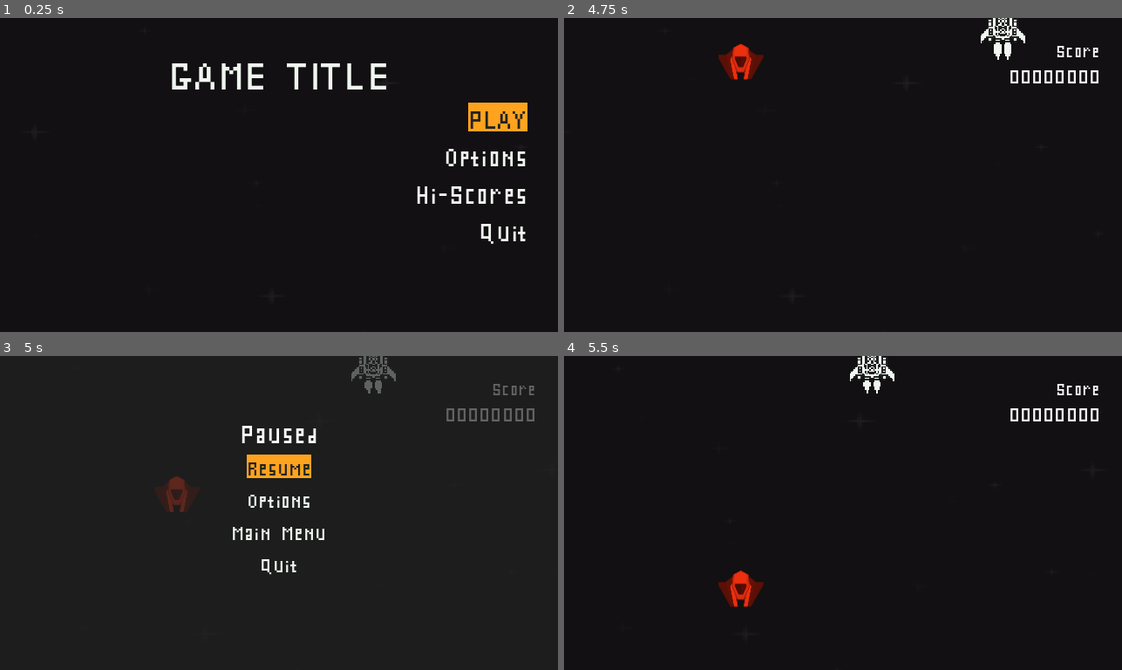
Above: before the commit, frames 1-4 (two rows, left to right).
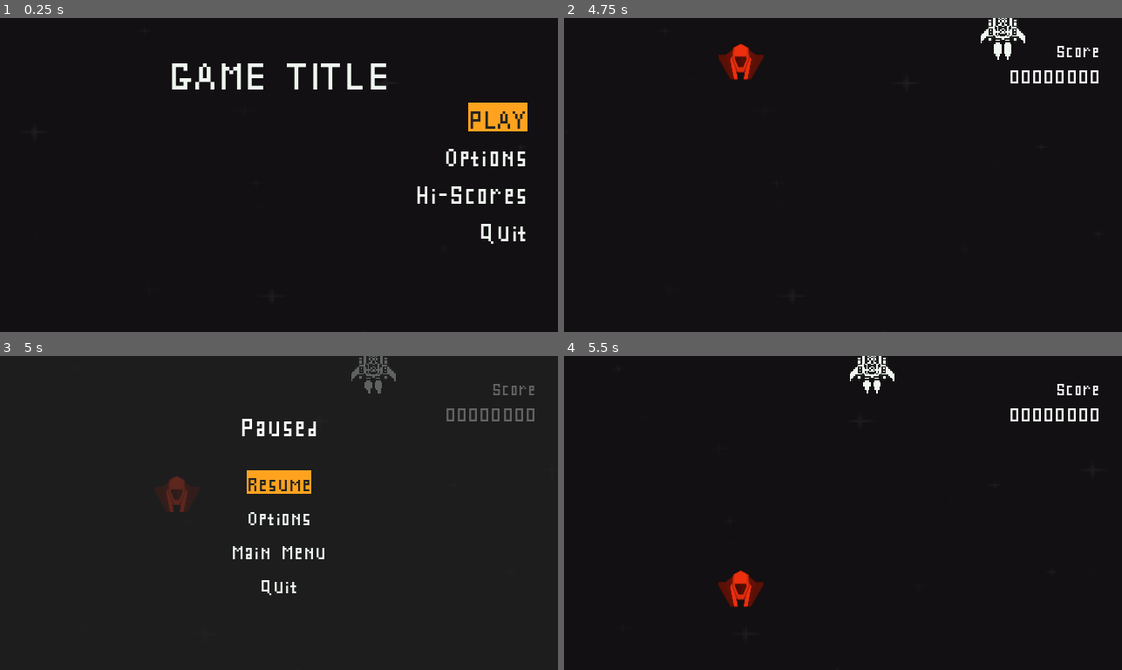
Above: after the commit, the same moments.

Repository: rnakkas/GodotSandbox
Game: Godot game, scene res://ShmupSandbox/Main/Scenes/main.tscn
The game is run twice, just before and just after one commit, with the same random seed, the same clock (stepped at 60 frames per second) and the same inputs.
Inputs (mouse positions are in pixels of both pictures, inside the frame that each line leads up to):
- Up to frame 1 (0.25 s): no input
- Up to frame 2 (4.75 s): click "PLAY" at 0.5 s; tap Enter at 1.25 s; move the mouse to (965, 159) at 1.27 s; hold D (move_right) 1.28-2.03 s; hold Space (shoot) 1.28-2.03 s; move the mouse to (731, 190) at 2.02 s; hold S (move_down) 2.03-2.78 s; tap Space (shoot) at 2.1, 3.6 s; move the mouse to (898, 105) at 2.77 s; hold D (move_right) 2.78-3.53 s; hold Space (shoot) 2.78-3.53 s; move the mouse to (815, 237) at 3.52 s; hold W (move_up) 3.53-4.28 s; move the mouse to (1010, 222) at 4.27 s; hold A (move_left) from 4.28 s (still down); hold Space (shoot) from 4.28 s (still down)
- Up to frame 3 (5 s): keep holding A (move_left); keep holding Space (shoot); tap Escape (pause) at 4.9 s
- Up to frame 4 (5.5 s): keep holding A (move_left); move the mouse to (675, 465) at 5.02 s; release Space (shoot) at 5.03 s; tap Space (shoot) at 5.1 s

Frames 1-2 are identical in both runs. In frame 3, 2.7% of the frame differs, in the area x 41-59%, y 20-77%; in frame 4, nothing differs.

Commit message:
added confirmation dialog boxes

Diff:
--- a/ShmupSandbox/Autoloads/ui_utility.gd
+++ b/ShmupSandbox/Autoloads/ui_utility.gd
@@ -1,4 +1,8 @@
 extends Node
+
+## UI dialog box strings
+var dialog_return_to_main_menu = "Return to Main Menu?"
+var dialog_quit = "Quit the game?"
 
 ## Colour and hex code references
 var color_white : Color = "#f0f6f0"
--- /dev/null
+++ b/ShmupSandbox/UI/Scenes/confirm_dialog.tscn
@@ -0,0 +1,102 @@
+[gd_scene load_steps=4 format=3 uid="uid://dvex6ouhoh1ev"]
+
+[ext_resource type="Script" uid="uid://72tq75cibxj6" path="res://ShmupSandbox/UI/Scripts/confirm_dialog.gd" id="1_aq2ro"]
+[ext_resource type="FontFile" uid="uid://biycie4kaffui" path="res://ShmupSandbox/Assets/Fonts/SPLCF.ttf" id="2_h1ire"]
+
+[sub_resource type="CanvasTexture" id="CanvasTexture_gng12"]
+
+[node name="confirm_dialog" type="Control"]
+layout_mode = 3
+anchors_preset = 15
+anchor_right = 1.0
+anchor_bottom = 1.0
+grow_horizontal = 2
+grow_vertical = 2
+script = ExtResource("1_aq2ro")
+
+[node name="TextureRect" type="TextureRect" parent="."]
+self_modulate = Color(0.133333, 0.137255, 0.137255, 1)
+layout_mode = 2
+offset_left = 120.0
+offset_top = 80.0
+offset_right = 520.0
+offset_bottom = 280.0
+texture = SubResource("CanvasTexture_gng12")
+
+[node name="MarginContainer" type="MarginContainer" parent="."]
+custom_minimum_size = Vector2(400, 200)
+layout_mode = 1
+anchors_preset = 8
+anchor_left = 0.5
+anchor_top = 0.5
+anchor_right = 0.5
+anchor_bottom = 0.5
+offset_left = -20.0
+offset_top = -20.0
+offset_right = 20.0
+offset_bottom = 20.0
+grow_horizontal = 2
+grow_vertical = 2
+theme_override_constants/margin_left = 35
+theme_override_constants/margin_top = 35
+theme_override_constants/margin_right = 35
+theme_override_constants/margin_bottom = 35
+
+[node name="VBoxContainer" type="VBoxContainer" parent="MarginContainer"]
+layout_mode = 2
+theme_override_constants/separation = 10
+
+[node name="dialog_label" type="Label" parent="MarginContainer/VBoxContainer"]
+unique_name_in_owner = true
+layout_mode = 2
+size_flags_horizontal = 4
+theme_override_fonts/font = ExtResource("2_h1ire")
+theme_override_font_sizes/font_size = 45
+text = "Return to Main Menu?"
+
+[node name="dialog_label2" type="Label" parent="MarginContainer/VBoxContainer"]
+layout_mode = 2
+size_flags_horizontal = 4
+theme_override_fonts/font = ExtResource("2_h1ire")
+theme_override_font_sizes/font_size = 28
+text = "< score will NOT be saved >"
+
+[node name="separator" type="Control" parent="MarginContainer/VBoxContainer"]
+layout_mode = 2
+
+[node name="separator2" type="Control" parent="MarginContainer/VBoxContainer"]
+layout_mode = 2
+
+[node name="HBoxContainer" type="HBoxContainer" parent="MarginContainer/VBoxContainer"]
+layout_mode = 2
+size_flags_horizontal = 4
+size_flags_vertical = 4
+theme_override_constants/separation = 80
+
+[node name="yes_button" type="Button" parent="MarginContainer/VBoxContainer/HBoxContainer"]
+unique_name_in_owner = true
+layout_mode = 2
+size_flags_horizontal = 4
+theme_override_fonts/font = ExtResource("2_h1ire")
+theme_override_font_sizes/font_size = 35
+action_mode = 0
+text = "YES"
+flat = true
+
+[node name="no_button" type="Button" parent="MarginContainer/VBoxContainer/HBoxContainer"]
+unique_name_in_owner = true
+layout_mode = 2
+size_flags_horizontal = 4
+size_flags_vertical = 4
+theme_override_fonts/font = ExtResource("2_h1ire")
+theme_override_font_sizes/font_size = 35
+action_mode = 0
+text = "NO"
+flat = true
+
+[connection signal="focus_entered" from="MarginContainer/VBoxContainer/HBoxContainer/yes_button" to="." method="_on_yes_button_focus_entered"]
+[connection signal="mouse_entered" from="MarginContainer/VBoxContainer/HBoxContainer/yes_button" to="." method="_on_yes_button_mouse_entered"]
+[connection signal="pressed" from="MarginContainer/VBoxContainer/HBoxContainer/yes_button" to="." method="_on_yes_button_pressed"]
+[connection signal="focus_entered" from="MarginContainer/VBoxContainer/HBoxContainer/no_button" to="." method="_on_no_button_focus_entered"]
+[connection signal="mouse_entered" from="MarginContainer/VBoxContainer/HBoxContainer/no_button" to="." method="_on_no_button_mouse_entered"]
+[connection signal="pressed" from="MarginContainer/VBoxContainer/HBoxContainer/no_button" to="." method="_on_no_button_pressed"]
--- a/ShmupSandbox/UI/Scenes/pause_menu.tscn
+++ b/ShmupSandbox/UI/Scenes/pause_menu.tscn
@@ -38,21 +38,24 @@
 
 [node name="VBoxContainer" type="VBoxContainer" parent="MarginContainer"]
 layout_mode = 2
-theme_override_constants/separation = 10
+theme_override_constants/separation = 12
 
 [node name="separator" type="Control" parent="MarginContainer/VBoxContainer"]
 layout_mode = 2
 
-[node name="separator2" type="Control" parent="MarginContainer/VBoxContainer"]
-layout_mode = 2
-
-[node name="options_label" type="Label" parent="MarginContainer/VBoxContainer"]
+[node name="paused_label" type="Label" parent="MarginContainer/VBoxContainer"]
 layout_mode = 2
 size_flags_horizontal = 4
 theme_override_fonts/font = ExtResource("1_ur1kj")
 theme_override_font_sizes/font_size = 45
 text = "Paused"
 horizontal_alignment = 1
+
+[node name="separator3" type="Control" parent="MarginContainer/VBoxContainer"]
+layout_mode = 2
+
+[node name="separator4" type="Control" parent="MarginContainer/VBoxContainer"]
+layout_mode = 2
 
 [node name="HBoxContainer" type="HBoxContainer" parent="MarginContainer/VBoxContainer"]
 layout_mode = 2
--- a/ShmupSandbox/UI/Scenes/ui_layer.tscn
+++ b/ShmupSandbox/UI/Scenes/ui_layer.tscn
@@ -1,7 +1,8 @@
-[gd_scene load_steps=7 format=3 uid="uid://wq32mri3ebiv"]
+[gd_scene load_steps=8 format=3 uid="uid://wq32mri3ebiv"]
 
 [ext_resource type="PackedScene" uid="uid://dw1uu0vpx6e46" path="res://ShmupSandbox/UI/Scenes/main_menu.tscn" id="1_ga2yo"]
 [ext_resource type="Script" uid="uid://s70ghdyj3lk3" path="res://ShmupSandbox/UI/Scripts/ui_layer.gd" id="1_hgdm0"]
+[ext_resource type="PackedScene" uid="uid://dvex6ouhoh1ev" path="res://ShmupSandbox/UI/Scenes/confirm_dialog.tscn" id="2_3gw38"]
 [ext_resource type="PackedScene" uid="uid://ny01qnyexpg2" path="res://ShmupSandbox/UI/Scenes/options_menu.tscn" id="2_hgdm0"]
 [ext_resource type="PackedScene" uid="uid://bumbgw58q7r1d" path="res://ShmupSandbox/UI/Scenes/pause_menu.tscn" id="3_3gw38"]
 [ext_resource type="PackedScene" uid="uid://btcsgnuk4yo61" path="res://ShmupSandbox/UI/Scenes/player_hud.tscn" id="4_dqs3x"]
@@ -26,6 +27,10 @@
 unique_name_in_owner = true
 visible = false
 
+[node name="confirm_dialog" parent="." instance=ExtResource("2_3gw38")]
+unique_name_in_owner = true
+visible = false
+
 [node name="ParallaxBackground" parent="." instance=ExtResource("6_ga2yo")]
 
 [connection signal="hi_scores_button_pressed" from="main_menu" to="." method="_on_main_menu_hi_scores_button_pressed"]
@@ -37,3 +42,5 @@
 [connection signal="options_button_pressed" from="pause_menu" to="." method="_on_pause_menu_options_button_pressed"]
 [connection signal="quit_button_pressed" from="pause_menu" to="." method="_on_pause_menu_quit_button_pressed"]
 [connection signal="resume_button_pressed" from="pause_menu" to="." method="_on_pause_menu_resume_button_pressed"]
+[connection signal="no_button_pressed" from="confirm_dialog" to="." method="_on_confirm_dialog_no_button_pressed"]
+[connection signal="yes_button_pressed" from="confirm_dialog" to="." method="_on_confirm_dialog_yes_button_pressed"]
--- /dev/null
+++ b/ShmupSandbox/UI/Scripts/confirm_dialog.gd
@@ -0,0 +1,52 @@
+class_name confirm_dialog extends Control
+
+@onready var yes_button : Button = %yes_button
+@onready var no_button : Button = %no_button
+@onready var dialog_label_main : Label = %dialog_label
+
+signal yes_button_pressed(dialog_text : String)
+signal no_button_pressed()
+
+var ui_elements_list : Array[Control] = []
+
+func _ready() -> void:
+	_create_ui_elements_list()
+
+####
+
+## Helper funcs
+
+func _create_ui_elements_list() -> void:
+	ui_elements_list.append_array(
+		[
+			yes_button,
+			no_button
+		]
+	)
+
+####
+
+func _on_yes_button_pressed() -> void:
+	await UiUtility.press_selected_button_element(yes_button)
+	yes_button_pressed.emit(dialog_label_main.text)
+
+
+func _on_yes_button_focus_entered() -> void:
+	UiUtility.highlight_selected_element(ui_elements_list, yes_button)
+
+
+func _on_yes_button_mouse_entered() -> void:
+	yes_button.grab_focus()
+
+
+func _on_no_button_pressed() -> void:
+	await UiUtility.press_selected_button_element(no_button)
+	no_button_pressed.emit()
+
+
+func _on_no_button_focus_entered() -> void:
+	UiUtility.highlight_selected_element(ui_elements_list, no_button)
+
+
+func _on_no_button_mouse_entered() -> void:
+	no_button.grab_focus()
--- a/ShmupSandbox/UI/Scripts/ui_layer.gd
+++ b/ShmupSandbox/UI/Scripts/ui_layer.gd
@@ -4,6 +4,7 @@
 @onready var options_menu_ui : options_menu = %options_menu
 @onready var pause_menu_ui : pause_menu = %pause_menu
 @onready var player_hud_ui : player_hud = %player_hud
+@onready var confirm_dialog_ui : confirm_dialog = %confirm_dialog
 
 signal game_started()
 signal returned_to_main_menu_from_game()
@@ -13,7 +14,8 @@
 	MAIN_MENU,
 	OPTIONS_MENU,
 	PAUSE_MENU,
-	PLAYER_HUD_UI
+	PLAYER_HUD_UI,
+	CONFIRM_DIALOG
 }
 
 var is_game_running : bool
@@ -28,6 +30,8 @@
 	options_menu_ui.visible = false
 	pause_menu_ui.visible = false
 	player_hud_ui.visible = false
+	confirm_dialog_ui.visible = false
+
 
 func _input(event: InputEvent) -> void:
 	if event.is_action_pressed("pause"):
@@ -82,19 +86,39 @@
 
 
 func _on_pause_menu_main_menu_button_pressed() -> void:
-	_toggle_ui(ui_type.PAUSE_MENU)
-	_toggle_ui(ui_type.PLAYER_HUD_UI)
-	_toggle_ui(ui_type.MAIN_MENU)
-
-	player_hud_ui.score_value.text = str(0).pad_zeros(8) ## Reset player score
-
-	get_tree().paused = false
-	is_game_running = false
-	returned_to_main_menu_from_game.emit()
+	confirm_dialog_ui.dialog_label_main.text = UiUtility.dialog_return_to_main_menu
+	_toggle_ui(ui_type.CONFIRM_DIALOG)
 
 
 func _on_pause_menu_quit_button_pressed() -> void:
-	get_tree().call_deferred("quit")
+	confirm_dialog_ui.dialog_label_main.text = UiUtility.dialog_quit
+	_toggle_ui(ui_type.CONFIRM_DIALOG)
+
+
+####
+
+## Confirm dialog
+func _on_confirm_dialog_yes_button_pressed(dialog_text: String) -> void:
+	match dialog_text:
+		UiUtility.dialog_return_to_main_menu:
+			_toggle_ui(ui_type.CONFIRM_DIALOG)
+			_toggle_ui(ui_type.PAUSE_MENU)
+			_toggle_ui(ui_type.PLAYER_HUD_UI)
+			_toggle_ui(ui_type.MAIN_MENU)
+
+			player_hud_ui.score_value.text = str(0).pad_zeros(8) ## Reset player score
+
+			get_tree().paused = false
+			is_game_running = false
+			returned_to_main_menu_from_game.emit()
+
+		UiUtility.dialog_quit:
+			get_tree().call_deferred("quit")
+
+
+func _on_confirm_dialog_no_button_pressed() -> void:
+	_toggle_ui(ui_type.CONFIRM_DIALOG)
+	pause_menu_ui.resume_button.grab_focus()
 
 
 ####
@@ -115,6 +139,9 @@
 		ui_type.PAUSE_MENU:
 			ui_element = pause_menu_ui
 			ui_element.resume_button.grab_focus()
+		ui_type.CONFIRM_DIALOG:
+			ui_element = confirm_dialog_ui
+			ui_element.no_button.grab_focus()
 
 	if ui_element:
 		ui_element.visible = !ui_element.visible
Not shown, added: ShmupSandbox/UI/Scripts/confirm_dialog.gd.uid
